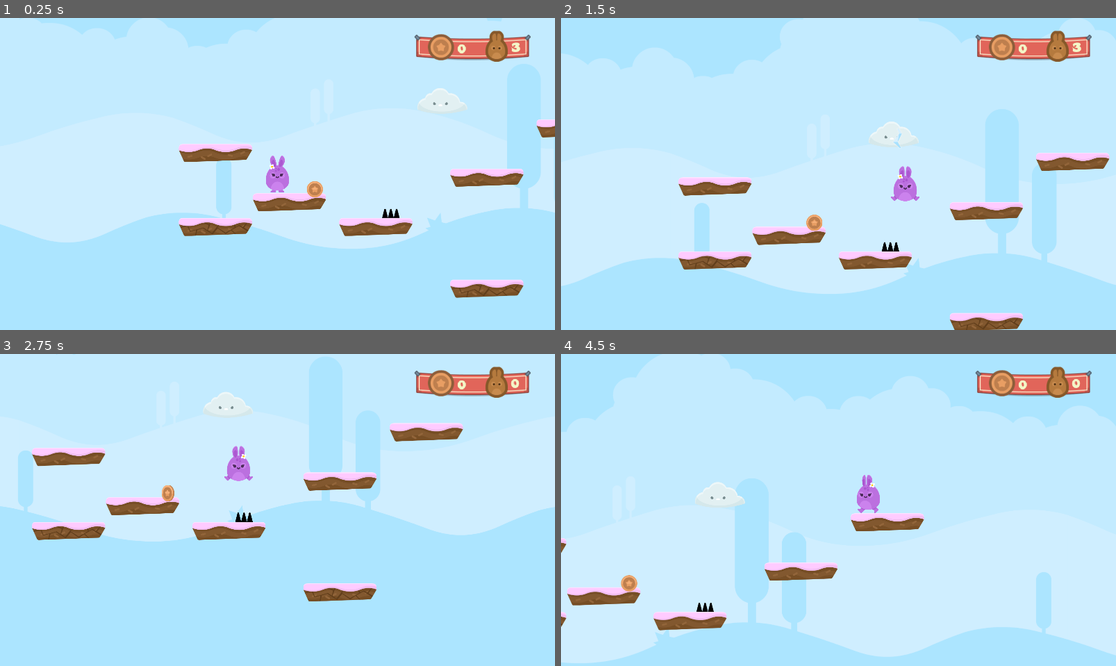
Above: before the commit, frames 1-4 (two rows, left to right).
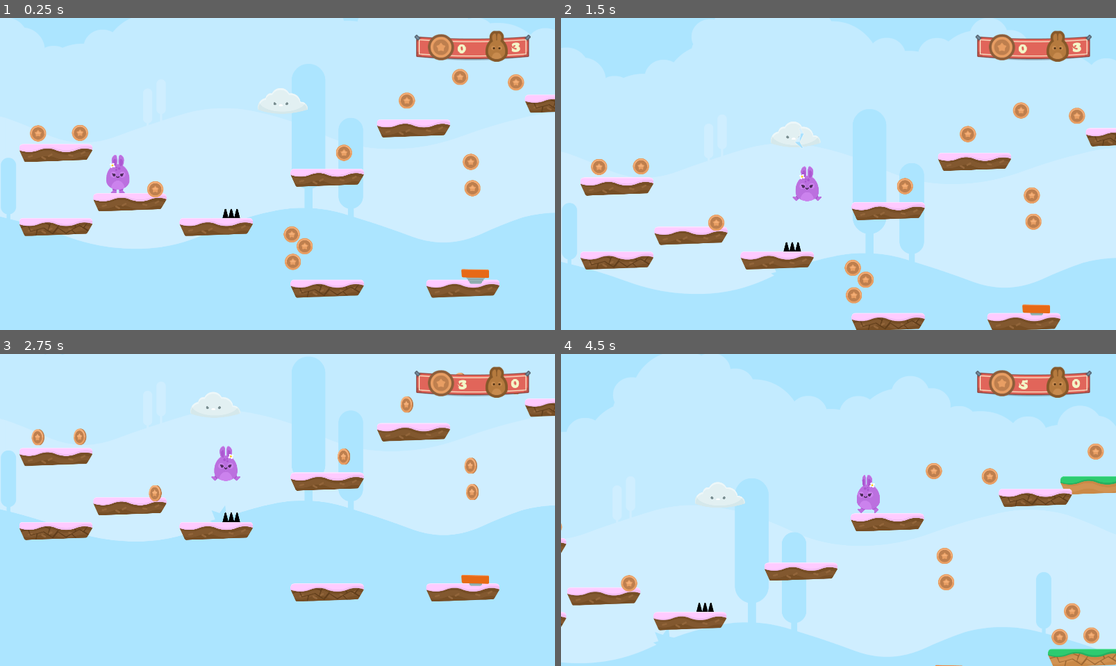
Above: after the commit, the same moments.

Repository: DiscoveringGodot/3_Hoppy_Days
Game: Godot game, scene res://Level 1.tscn
The game is run twice, just before and just after one commit, with the same random seed, the same clock (stepped at 60 frames per second) and the same inputs.
Inputs:
- Up to frame 1 (0.25 s): no input
- Up to frame 2 (1.5 s): hold Up (ui_up) 0.53-1.28 s; hold Right (ui_right) from 0.53 s (still down); tap Up (ui_up) at 1.35 s
- Up to frame 3 (2.75 s): tap Up (ui_up) at 1.52, 1.82 s; release Right (ui_right) at 2.03 s; hold Left (ui_left) from 2.03 s (still down); hold Up (ui_up) from 2.03 s (still down)
- Up to frame 4 (4.5 s): release Left (ui_left) at 2.78 s; release Up (ui_up) at 2.78 s; hold Right (ui_right) 2.78-4.28 s; tap Up (ui_up) at 2.85, 3.02, 3.32, 4.35 s; hold Up (ui_up) 3.53-4.28 s; hold Left (ui_left) from 4.28 s (still down)

The runs differ from the first frame. In frame 1, 20% of the frame differs, in the area x 0-100%, y 16-90%; in frame 2, 24%, in the area x 0-100%, y 26-100%; in frame 3, 8.9%; in frame 4, 2.9%.

Commit message:
General tidy up of code

Diff:
--- a/Camera2D.tscn
+++ b/Camera2D.tscn
@@ -1,6 +1,6 @@
-[gd_scene load_steps=11 format=2]
-
-[ext_resource path="res://GUI.gd" type="Script" id=1]
+[gd_scene load_steps=12 format=2]
+
+[ext_resource path="res://scripts/GUI.gd" type="Script" id=1]
 [ext_resource path="res://gfx/PNG/Background/bg_layer1.png" type="Texture" id=2]
 [ext_resource path="res://gfx/PNG/Background/bg_layer2.png" type="Texture" id=3]
 [ext_resource path="res://gfx/PNG/Background/bg_layer3.png" type="Texture" id=4]
@@ -9,6 +9,7 @@
 [ext_resource path="res://candles_.ttf" type="DynamicFontData" id=7]
 [ext_resource path="res://gfx/PNG/HUD/lifes.png" type="Texture" id=8]
 [ext_resource path="res://gfx/PNG/HUD/coin_bronze.png" type="Texture" id=9]
+[ext_resource path="res://sound/happy.ogg" type="AudioStream" id=10]
 
 [sub_resource type="DynamicFont" id=1]
 
@@ -24,10 +25,10 @@
 rotating = false
 current = true
 zoom = Vector2( 1.5, 1.5 )
-limit_left = -10000000
+limit_left = -100
 limit_top = -10000000
 limit_right = 10000000
-limit_bottom = 10000000
+limit_bottom = 2000
 limit_smoothed = false
 drag_margin_h_enabled = true
 drag_margin_v_enabled = true
@@ -43,7 +44,7 @@
 editor_draw_limits = false
 editor_draw_drag_margin = false
 script = ExtResource( 1 )
-_sections_unfolded = [ "Smoothing" ]
+_sections_unfolded = [ "Limit", "Smoothing" ]
 
 [node name="ParallaxBackground" type="ParallaxBackground" parent="." index="0"]
 
@@ -256,3 +257,11 @@
 size_flags_vertical = 1
 texture = ExtResource( 9 )
 stretch_mode = 0
+
+[node name="AudioStreamPlayer" type="AudioStreamPlayer" parent="GUI" index="1"]
+
+stream = ExtResource( 10 )
+volume_db = 0.0
+autoplay = true
+mix_target = 0
+bus = "Master"
--- a/EndGame.tscn
+++ b/EndGame.tscn
@@ -1,17 +1,29 @@
-[gd_scene load_steps=4 format=2]
+[gd_scene load_steps=7 format=2]
 
-[ext_resource path="res://gfx/PNG/Background/bg_layer1.png" type="Texture" id=1]
-[ext_resource path="res://candles_.ttf" type="DynamicFontData" id=2]
+[ext_resource path="res://scripts/EndGame.gd" type="Script" id=1]
+[ext_resource path="res://gfx/PNG/Background/bg_layer1.png" type="Texture" id=2]
+[ext_resource path="res://candles_.ttf" type="DynamicFontData" id=3]
+[ext_resource path="res://gfx/PNG/HUD/lifes.png" type="Texture" id=4]
 
 [sub_resource type="DynamicFont" id=1]
 
 size = 350
 use_mipmaps = false
 use_filter = true
-font_data = ExtResource( 2 )
+font_data = ExtResource( 3 )
+_sections_unfolded = [ "Font", "Settings" ]
+
+[sub_resource type="DynamicFont" id=2]
+
+size = 60
+use_mipmaps = true
+use_filter = false
+font_data = ExtResource( 3 )
 _sections_unfolded = [ "Font", "Settings" ]
 
 [node name="EndGame" type="Node2D"]
+
+script = ExtResource( 1 )
 
 [node name="TextureRect" type="TextureRect" parent="." index="0"]
 
@@ -59,4 +71,60 @@
 scroll_following = false
 selection_enabled = false
 override_selected_font_color = false
+_sections_unfolded = [ "custom_colors", "custom_fonts" ]
+
+[node name="TextureButton" type="TextureButton" parent="." index="2"]
+
+anchor_left = 0.0
+anchor_top = 0.0
+anchor_right = 0.0
+anchor_bottom = 0.0
+margin_left = 1365.0
+margin_top = 887.0
+margin_right = 1417.0
+margin_bottom = 958.0
+rect_pivot_offset = Vector2( 0, 0 )
+rect_clip_content = false
+focus_mode = 2
+mouse_filter = 0
+mouse_default_cursor_shape = 0
+size_flags_horizontal = 1
+size_flags_vertical = 1
+toggle_mode = false
+enabled_focus_mode = 2
+shortcut = null
+group = null
+texture_normal = ExtResource( 4 )
+
+[node name="RichTextLabel" type="RichTextLabel" parent="TextureButton" index="0"]
+
+anchor_left = 0.0
+anchor_top = 0.0
+anchor_right = 0.0
+anchor_bottom = 0.0
+margin_left = 60.0
+margin_top = 5.0
+margin_right = 312.0
+margin_bottom = 92.0
+rect_pivot_offset = Vector2( 0, 0 )
+rect_clip_content = true
+mouse_filter = 0
+mouse_default_cursor_shape = 0
+size_flags_horizontal = 1
+size_flags_vertical = 1
+custom_fonts/normal_font = SubResource( 2 )
+custom_colors/default_color = Color( 0, 0, 0, 1 )
+bbcode_enabled = false
+bbcode_text = ""
+visible_characters = -1
+percent_visible = 1.0
+meta_underlined = true
+tab_size = 4
+text = "Again!"
+scroll_active = true
+scroll_following = false
+selection_enabled = false
+override_selected_font_color = false
 _sections_unfolded = [ "custom_colors" ]
+
+[connection signal="pressed" from="TextureButton" to="." method="_on_TextureButton_pressed"]
--- /dev/null
+++ b/JumpPad.tscn
@@ -0,0 +1,56 @@
+[gd_scene load_steps=7 format=2]
+
+[ext_resource path="res://scripts/JumpPad.gd" type="Script" id=1]
+[ext_resource path="res://gfx/PNG/Items/spring_out.png" type="Texture" id=2]
+[ext_resource path="res://gfx/PNG/Items/spring.png" type="Texture" id=3]
+[ext_resource path="res://gfx/PNG/Items/spring_in.png" type="Texture" id=4]
+
+[sub_resource type="SpriteFrames" id=1]
+
+animations = [ {
+"frames": [ ExtResource( 2 ), ExtResource( 3 ), ExtResource( 3 ), ExtResource( 2 ), ExtResource( 3 ), ExtResource( 2 ) ],
+"loop": false,
+"name": "launch",
+"speed": 5.0
+}, {
+"frames": [ ExtResource( 3 ), ExtResource( 4 ) ],
+"loop": true,
+"name": "idle",
+"speed": 2.0
+} ]
+
+[sub_resource type="RectangleShape2D" id=2]
+
+custom_solver_bias = 0.0
+extents = Vector2( 75.7157, 39.3876 )
+
+[node name="JumpPad" type="Area2D"]
+
+input_pickable = true
+gravity_vec = Vector2( 0, 1 )
+gravity = 98.0
+linear_damp = 0.1
+angular_damp = 1.0
+audio_bus_override = false
+audio_bus_name = "Master"
+script = ExtResource( 1 )
+
+[node name="AnimatedSprite" type="AnimatedSprite" parent="." index="0"]
+
+frames = SubResource( 1 )
+animation = "idle"
+playing = true
+
+[node name="CollisionShape2D" type="CollisionShape2D" parent="." index="1"]
+
+visible = false
+shape = SubResource( 2 )
+
+[node name="Timer" type="Timer" parent="." index="2"]
+
+process_mode = 1
+wait_time = 1.0
+one_shot = false
+autostart = false
+
+[connection signal="timeout" from="Timer" to="." method="_on_Timer_timeout"]
--- a/Level 1.tscn
+++ b/Level 1.tscn
@@ -1,11 +1,12 @@
-[gd_scene load_steps=7 format=2]
+[gd_scene load_steps=8 format=2]
 
 [ext_resource path="res://platforms.tres" type="TileSet" id=1]
-[ext_resource path="res://Coin.tscn" type="PackedScene" id=2]
-[ext_resource path="res://SpikesTop.tscn" type="PackedScene" id=3]
-[ext_resource path="res://Player.tscn" type="PackedScene" id=4]
-[ext_resource path="res://Camera2D.tscn" type="PackedScene" id=5]
+[ext_resource path="res://Player.tscn" type="PackedScene" id=2]
+[ext_resource path="res://Camera2D.tscn" type="PackedScene" id=3]
+[ext_resource path="res://SpikesTop.tscn" type="PackedScene" id=4]
+[ext_resource path="res://Coin.tscn" type="PackedScene" id=5]
 [ext_resource path="res://NPCs/NPC_Cloud.tscn" type="PackedScene" id=6]
+[ext_resource path="res://JumpPad.tscn" type="PackedScene" id=7]
 
 [node name="Level 1" type="Node2D" index="0"]
 
@@ -28,13 +29,20 @@
 collision_mask = 1
 occluder_light_mask = 1
 format = 1
-tile_data = PoolIntArray( 29, 0, 0, 131072, 0, 0, 262166, 0, 0, 393222, 0, 0, 524288, 1, 0, 524301, 0, 0, 851990, 1, 0, 1376260, 0, 0 )
-
-[node name="Coin" parent="." index="1" instance=ExtResource( 2 )]
-
-position = Vector2( 705.815, 360.76 )
-
-[node name="SpikesTop" parent="." index="2" instance=ExtResource( 3 )]
+tile_data = PoolIntArray( -589739, 4, 0, -393146, 2, 0, -327582, 4, 0, -196562, 2, 0, -196526, 5, 0, -131031, 1, 0, 29, 0, 0, 110, 5, 0, 65610, 5, 0, 65626, 4, 0, 131072, 0, 0, 262166, 0, 0, 262206, 2, 0, 262222, 5, 0, 327779, 5, 0, 393222, 0, 0, 524288, 1, 0, 524301, 0, 0, 524341, 2, 0, 524375, 5, 0, 589926, 4, 0, 720941, 3, 0, 851990, 1, 0, 852001, 0, 0, 852033, 2, 0 )
+
+[node name="Player" parent="." index="1" instance=ExtResource( 2 )]
+
+position = Vector2( 511.967, 280.915 )
+collision_layer = 15
+
+[node name="Camera2D" parent="Player" index="4" instance=ExtResource( 3 )]
+
+[node name="Spikes" type="Node2D" parent="." index="2"]
+
+editor/display_folded = true
+
+[node name="SpikesTop" parent="Spikes" index="0" instance=ExtResource( 4 )]
 
 position = Vector2( 1100.24, 488.118 )
 collision_layer = 9
@@ -42,24 +50,270 @@
 script = null
 _sections_unfolded = [ "Collision", "Pickable", "Z Index" ]
 
-[node name="Player" parent="." index="3" instance=ExtResource( 4 )]
-
-position = Vector2( 511.967, 280.915 )
-collision_layer = 15
-jump_height = -1250
-
-[node name="Camera2D" parent="Player" index="5" instance=ExtResource( 5 )]
-
-[node name="NPC_Cloud" parent="." index="4" instance=ExtResource( 6 )]
+[node name="Coins" type="Node2D" parent="." index="3"]
+
+[node name="Coin" parent="Coins" index="0" instance=ExtResource( 5 )]
+
+position = Vector2( 705.815, 360.76 )
+
+[node name="Coin2" parent="Coins" index="1" instance=ExtResource( 5 )]
+
+position = Vector2( 1414.35, 595.079 )
+
+[node name="Coin3" parent="Coins" index="2" instance=ExtResource( 5 )]
+
+position = Vector2( 1481.3, 656.448 )
+
+[node name="Coin4" parent="Coins" index="3" instance=ExtResource( 5 )]
+
+position = Vector2( 1419.93, 737.344 )
+
+[node name="Coin5" parent="Coins" index="4" instance=ExtResource( 5 )]
+
+position = Vector2( 315.284, 67.8613 )
+
+[node name="Coin6" parent="Coins" index="5" instance=ExtResource( 5 )]
+
+position = Vector2( 97.7018, 70.6508 )
+
+[node name="Coin7" parent="Coins" index="6" instance=ExtResource( 5 )]
+
+position = Vector2( 1684.93, 171.073 )
+
+[node name="Coin8" parent="Coins" index="7" instance=ExtResource( 5 )]
+
+position = Vector2( 2011.31, -99.5095 )
+
+[node name="Coin9" parent="Coins" index="8" instance=ExtResource( 5 )]
+
+position = Vector2( 2287.47, -222.248 )
+
+[node name="Coin10" parent="Coins" index="9" instance=ExtResource( 5 )]
+
+position = Vector2( 2577.58, -194.353 )
+
+[node name="Coin11" parent="Coins" index="10" instance=ExtResource( 5 )]
+
+position = Vector2( 2351.63, 355.181 )
+
+[node name="Coin12" parent="Coins" index="11" instance=ExtResource( 5 )]
+
+position = Vector2( 2343.26, 218.495 )
+
+[node name="Coin13" parent="Coins" index="12" instance=ExtResource( 5 )]
+
+position = Vector2( 2940.21, 639.711 )
+
+[node name="Coin14" parent="Coins" index="13" instance=ExtResource( 5 )]
+
+position = Vector2( 3004.37, 505.815 )
+
+[node name="Coin15" parent="Coins" index="14" instance=ExtResource( 5 )]
+
+position = Vector2( 3104.8, 631.343 )
+
+[node name="Coin16" parent="Coins" index="15" instance=ExtResource( 5 )]
+
+position = Vector2( 3484.17, 441.656 )
+
+[node name="Coin17" parent="Coins" index="16" instance=ExtResource( 5 )]
+
+position = Vector2( 3584.59, 374.708 )
+
+[node name="Coin18" parent="Coins" index="17" instance=ExtResource( 5 )]
+
+position = Vector2( 3687.8, 447.235 )
+
+[node name="Coin19" parent="Coins" index="18" instance=ExtResource( 5 )]
+
+position = Vector2( 3590.17, 469.551 )
+
+[node name="Coin20" parent="Coins" index="19" instance=ExtResource( 5 )]
+
+position = Vector2( 4011.39, 177.353 )
+
+[node name="Coin21" parent="Coins" index="20" instance=ExtResource( 5 )]
+
+position = Vector2( 4430.05, 602.194 )
+
+[node name="Coin22" parent="Coins" index="21" instance=ExtResource( 5 )]
+
+position = Vector2( 3127.21, -323.558 )
+
+[node name="Coin23" parent="Coins" index="22" instance=ExtResource( 5 )]
+
+position = Vector2( 4557.84, -448.786 )
+
+[node name="Coin24" parent="Coins" index="23" instance=ExtResource( 5 )]
+
+position = Vector2( 5077.72, -1.00183 )
+
+[node name="Coin25" parent="Coins" index="24" instance=ExtResource( 5 )]
+
+position = Vector2( 5275.05, 177.353 )
+
+[node name="Coin26" parent="Coins" index="25" instance=ExtResource( 5 )]
+
+position = Vector2( 5836.68, -8.59137 )
+
+[node name="Coin27" parent="Coins" index="26" instance=ExtResource( 5 )]
+
+position = Vector2( 5882.22, 435.398 )
+
+[node name="Coin28" parent="Coins" index="27" instance=ExtResource( 5 )]
+
+position = Vector2( 6595.64, 260.838 )
+
+[node name="Coin29" parent="Coins" index="28" instance=ExtResource( 5 )]
+
+position = Vector2( 6660.15, 184.942 )
+
+[node name="Coin30" parent="Coins" index="29" instance=ExtResource( 5 )]
+
+position = Vector2( 6758.81, 93.8677 )
+
+[node name="Coin31" parent="Coins" index="30" instance=ExtResource( 5 )]
+
+position = Vector2( 7138.29, -38.9496 )
+
+[node name="Coin32" parent="Coins" index="31" instance=ExtResource( 5 )]
+
+position = Vector2( 6887.83, -16.181 )
+
+[node name="Coin33" parent="Coins" index="32" instance=ExtResource( 5 )]
+
+position = Vector2( 6204.77, -600.577 )
+
+[node name="Coin34" parent="Coins" index="33" instance=ExtResource( 5 )]
+
+position = Vector2( 6098.52, -653.704 )
+
+[node name="Coin35" parent="Coins" index="34" instance=ExtResource( 5 )]
+
+position = Vector2( 5973.29, -672.678 )
+
+[node name="Coin36" parent="Coins" index="35" instance=ExtResource( 5 )]
+
+position = Vector2( 5840.48, -668.883 )
+
+[node name="Coin37" parent="Coins" index="36" instance=ExtResource( 5 )]
+
+position = Vector2( 5768.37, -638.525 )
+
+[node name="Coin38" parent="Coins" index="37" instance=ExtResource( 5 )]
+
+position = Vector2( 5662.12, -615.756 )
+
+[node name="NPCs" type="Node2D" parent="." index="4"]
+
+editor/display_folded = true
+
+[node name="NPC_Cloud" parent="NPCs" index="0" instance=ExtResource( 6 )]
 
 position = Vector2( 1417.37, -98.184 )
 
-[connection signal="Coin_Pickup" from="Coin" to="Player" method="_on_Coin_Coin_Pickup"]
-
-[connection signal="body_shape_entered" from="SpikesTop" to="Player" method="take_damage"]
+[node name="NPC_Cloud2" parent="NPCs" index="1" instance=ExtResource( 6 )]
+
+position = Vector2( 3770.13, -587.711 )
+
+[node name="JumpPads" type="Node2D" parent="." index="5"]
+
+[node name="JumpPad" parent="JumpPads" index="0" instance=ExtResource( 7 )]
+
+position = Vector2( 2366.08, 813.406 )
+collision_layer = 2
+_sections_unfolded = [ "Collision" ]
+
+[node name="JumpPad2" parent="JumpPads" index="1" instance=ExtResource( 7 )]
+
+position = Vector2( 4423.5, 807.827 )
+collision_layer = 2
+_sections_unfolded = [ "Collision" ]
 
 [connection signal="coin_up" from="Player" to="Player/Camera2D" method="_on_Player_coin_up"]
 
 [connection signal="life_down" from="Player" to="Player/Camera2D" method="_on_Player_life_down"]
 
 [connection signal="life_up" from="Player" to="Player/Camera2D" method="_on_Player_life_up"]
+
+[connection signal="body_shape_entered" from="Spikes/SpikesTop" to="Player" method="take_damage"]
+
+[connection signal="Coin_Pickup" from="Coins/Coin" to="Player" method="_on_Coin_Coin_Pickup"]
+
+[connection signal="Coin_Pickup" from="Coins/Coin2" to="Player" method="_on_Coin_Coin_Pickup"]
+
+[connection signal="Coin_Pickup" from="Coins/Coin3" to="Player" method="_on_Coin_Coin_Pickup"]
+
+[connection signal="Coin_Pickup" from="Coins/Coin4" to="Player" method="_on_Coin_Coin_Pickup"]
+
+[connection signal="Coin_Pickup" from="Coins/Coin5" to="Player" method="_on_Coin_Coin_Pickup"]
+
+[connection signal="Coin_Pickup" from="Coins/Coin6" to="Player" method="_on_Coin_Coin_Pickup"]
+
+[connection signal="Coin_Pickup" from="Coins/Coin7" to="Player" method="_on_Coin_Coin_Pickup"]
+
+[connection signal="Coin_Pickup" from="Coins/Coin8" to="Player" method="_on_Coin_Coin_Pickup"]
+
+[connection signal="Coin_Pickup" from="Coins/Coin9" to="Player" method="_on_Coin_Coin_Pickup"]
+
+[connection signal="Coin_Pickup" from="Coins/Coin10" to="Player" method="_on_Coin_Coin_Pickup"]
+
+[connection signal="Coin_Pickup" from="Coins/Coin11" to="Player" method="_on_Coin_Coin_Pickup"]
+
+[connection signal="Coin_Pickup" from="Coins/Coin12" to="Player" method="_on_Coin_Coin_Pickup"]
+
+[connection signal="Coin_Pickup" from="Coins/Coin13" to="Player" method="_on_Coin_Coin_Pickup"]
+
+[connection signal="Coin_Pickup" from="Coins/Coin14" to="Player" method="_on_Coin_Coin_Pickup"]
+
+[connection signal="Coin_Pickup" from="Coins/Coin15" to="Player" method="_on_Coin_Coin_Pickup"]
+
+[connection signal="Coin_Pickup" from="Coins/Coin16" to="Player" method="_on_Coin_Coin_Pickup"]
+
+[connection signal="Coin_Pickup" from="Coins/Coin17" to="Player" method="_on_Coin_Coin_Pickup"]
+
+[connection signal="Coin_Pickup" from="Coins/Coin18" to="Player" method="_on_Coin_Coin_Pickup"]
+
+[connection signal="Coin_Pickup" from="Coins/Coin19" to="Player" method="_on_Coin_Coin_Pickup"]
+
+[connection signal="Coin_Pickup" from="Coins/Coin20" to="Player" method="_on_Coin_Coin_Pickup"]
+
+[connection signal="Coin_Pickup" from="Coins/Coin21" to="Player" method="_on_Coin_Coin_Pickup"]
+
+[connection signal="Coin_Pickup" from="Coins/Coin22" to="Player" method="_on_Coin_Coin_Pickup"]
+
+[connection signal="Coin_Pickup" from="Coins/Coin23" to="Player" method="_on_Coin_Coin_Pickup"]
+
+[connection signal="Coin_Pickup" from="Coins/Coin24" to="Player" method="_on_Coin_Coin_Pickup"]
+
+[connection signal="Coin_Pickup" from="Coins/Coin25" to="Player" method="_on_Coin_Coin_Pickup"]
+
+[connection signal="Coin_Pickup" from="Coins/Coin26" to="Player" method="_on_Coin_Coin_Pickup"]
+
+[connection signal="Coin_Pickup" from="Coins/Coin27" to="Player" method="_on_Coin_Coin_Pickup"]
+
+[connection signal="Coin_Pickup" from="Coins/Coin28" to="Player" method="_on_Coin_Coin_Pickup"]
+
+[connection signal="Coin_Pickup" from="Coins/Coin29" to="Player" method="_on_Coin_Coin_Pickup"]
+
+[connection signal="Coin_Pickup" from="Coins/Coin30" to="Player" method="_on_Coin_Coin_Pickup"]
+
+[connection signal="Coin_Pickup" from="Coins/Coin31" to="Player" method="_on_Coin_Coin_Pickup"]
+
+[connection signal="Coin_Pickup" from="Coins/Coin32" to="Player" method="_on_Coin_Coin_Pickup"]
+
+[connection signal="Coin_Pickup" from="Coins/Coin33" to="Player" method="_on_Coin_Coin_Pickup"]
+
+[connection signal="Coin_Pickup" from="Coins/Coin34" to="Player" method="_on_Coin_Coin_Pickup"]
+
+[connection signal="Coin_Pickup" from="Coins/Coin35" to="Player" method="_on_Coin_Coin_Pickup"]
+
+[connection signal="Coin_Pickup" from="Coins/Coin36" to="Player" method="_on_Coin_Coin_Pickup"]
+
+[connection signal="Coin_Pickup" from="Coins/Coin37" to="Player" method="_on_Coin_Coin_Pickup"]
+
+[connection signal="Coin_Pickup" from="Coins/Coin38" to="Player" method="_on_Coin_Coin_Pickup"]
+
+[connection signal="body_shape_entered" from="JumpPads/JumpPad" to="Player" method="_on_JumpPad_body_shape_entered"]
+
+[connection signal="body_shape_entered" from="JumpPads/JumpPad2" to="Player" method="_on_JumpPad_body_shape_entered"]
--- a/Player.tscn
+++ b/Player.tscn
@@ -7,8 +7,7 @@
 [ext_resource path="res://gfx/PNG/Players/bunny2_walk1.png" type="Texture" id=5]
 [ext_resource path="res://gfx/PNG/Players/bunny2_walk2.png" type="Texture" id=6]
 [ext_resource path="res://gfx/PNG/Players/bunny2_jump.png" type="Texture" id=7]
-[ext_resource path="res://sound/happy.ogg" type="AudioStream" id=8]
-[ext_resource path="res://sound/coin_SFX.wav" type="AudioStream" id=9]
+[ext_resource path="res://sound/coin_SFX.wav" type="AudioStream" id=8]
 
 [sub_resource type="SpriteFrames" id=1]
 
@@ -48,13 +47,11 @@
 collision/safe_margin = 0.001
 script = ExtResource( 1 )
 _sections_unfolded = [ "Collision", "collision" ]
-jump_height = -1200
 
 [node name="Animation" type="AnimatedSprite" parent="." index="0"]
 
 frames = SubResource( 1 )
 animation = "idle"
-frame = 1
 playing = true
 
 [node name="CollisionShape2D" type="CollisionShape2D" parent="." index="1"]
@@ -64,19 +61,9 @@
 shape = SubResource( 2 )
 _sections_unfolded = [ "Transform" ]
 
-[node name="MusicPlayer" type="AudioStreamPlayer2D" parent="." index="2"]
+[node name="Coin_sfx" type="AudioStreamPlayer2D" parent="." index="2"]
 
 stream = ExtResource( 8 )
-volume_db = 0.0
-autoplay = true
-max_distance = 2000.0
-attenuation = 1.0
-bus = "Master"
-area_mask = 1
-
-[node name="Coin_sfx" type="AudioStreamPlayer2D" parent="." index="3"]
-
-stream = ExtResource( 9 )
 volume_db = 0.0
 autoplay = false
 max_distance = 2000.0
@@ -84,7 +71,7 @@
 bus = "Master"
 area_mask = 1
 
-[node name="CollisionRay" type="RayCast2D" parent="." index="4"]
+[node name="CollisionRay" type="RayCast2D" parent="." index="3"]
 
 position = Vector2( 0, 60.5842 )
 enabled = true
--- a/Tiles.tscn
+++ b/Tiles.tscn
@@ -23,7 +23,7 @@
 [ext_resource path="res://gfx/PNG/Environment/ground_wood_small.png" type="Texture" id=21]
 [ext_resource path="res://gfx/PNG/Environment/ground_wood_small_broken.png" type="Texture" id=22]
 
-[node name="Tiles" type="Node2D" index="0"]
+[node name="Tiles" type="Node2D"]
 
 [node name="ground_cake" type="Sprite" parent="." index="0"]
 
@@ -96,7 +96,6 @@
 
 [node name="CollisionPolygon2D" type="CollisionPolygon2D" parent="ground_grass/StaticBody2d" index="0"]
 
-visible = false
 build_mode = 0
 polygon = PoolVector2Array( -174.251, -46.7038, 172.12, -46.7038, 186.71, -41.8406, 189.952, -19.1455, 158.611, 35.9713, -152.096, 47.3188, -165.065, 44.617, -189.921, -13.7419, -189.381, -36.437, -182.356, -45.0827 )
 
@@ -329,9 +328,6 @@
 
 position = Vector2( 1450, 100 )
 texture = ExtResource( 13 )
-__meta__ = {
-"_edit_group_": true
-}
 
 [node name="StaticBody2d" type="StaticBody2D" parent="ground_cake_small" index="0"]
 
@@ -346,9 +342,8 @@
 
 [node name="CollisionPolygon2D" type="CollisionPolygon2D" parent="ground_cake_small/StaticBody2d" index="0"]
 
-visible = false
-build_mode = 0
-polygon = PoolVector2Array( 98.7451, -40.9693, 86.5276, -50.7433, -86.1475, -49.9288, -98.3651, -43.4128, -99.9941, -18.9776, -77.188, 38.8522, 68.6084, 51.8843, 75.939, 46.9973, 102.003, -19.7921 )
+build_mode = 0
+polygon = PoolVector2Array( 98.7451, -40.9693, 86.5251, -50.0742, -79.313, -50.0824, -98.3651, -43.4128, -99.9941, -18.9776, -77.188, 38.8522, 68.6084, 51.8843, 75.939, 46.9973, 102.003, -19.7921 )
 
 [node name="ground_cake_broken_small" type="Sprite" parent="." index="13"]
 
--- a/platforms.tres
+++ b/platforms.tres
@@ -46,7 +46,7 @@
 [sub_resource type="ConvexPolygonShape2D" id=5]
 
 custom_solver_bias = 0.0
-points = PoolVector2Array( 102.003, -19.7921, 75.939, 46.9973, 68.6084, 51.8843, -77.188, 38.8522, -99.9941, -18.9776, -98.3651, -43.4128, -86.1475, -49.9288, 86.5276, -50.7433, 98.7451, -40.9693 )
+points = PoolVector2Array( 102.003, -19.7921, 75.939, 46.9973, 68.6084, 51.8843, -77.188, 38.8522, -99.9941, -18.9776, -98.3651, -43.4128, -79.313, -50.0824, 86.5251, -50.0742, 98.7451, -40.9693 )
 
 [sub_resource type="ConvexPolygonShape2D" id=6]
 
--- /dev/null
+++ b/scripts/EndGame.gd
@@ -0,0 +1,4 @@
+extends Node2D
+
+func _on_TextureButton_pressed():
+	get_tree().change_scene("res://Level 1.tscn")
--- /dev/null
+++ b/scripts/JumpPad.gd
@@ -0,0 +1,11 @@
+extends Area2D
+
+func _physics_process(delta):
+	var bodies = get_overlapping_bodies()
+	for body in bodies:
+		if body.name == "Player":
+			$AnimatedSprite.animation = "launch"
+			$Timer.start()
+
+func _on_Timer_timeout():
+	$AnimatedSprite.animation = "idle"
--- a/scripts/Player.gd
+++ b/scripts/Player.gd
@@ -3,7 +3,8 @@
 const SPEED = 700
 const GRAVITY = 40
 const FRICTION = 0.25
-export var jump_height = -1250
+const JUMP_HEIGHT = -1250
+const JUMP_BOOST = 2
 var motion = Vector2()
 var current_animation = "idle"
 var coin_count = 0
@@ -19,6 +20,8 @@
 	check_for_ground()
 	move_and_slide(motion,Vector2(0,-1))
 	$Animation.animation = current_animation
+	if get_position().y  > 2500:
+		_end_game()
 
 func fall():
 	if is_on_floor() == false:
@@ -42,7 +45,7 @@
 func jump():
 	if is_on_floor() == true:
 		if Input.is_action_pressed("ui_up"):
-			motion.y = jump_height
+			motion.y = JUMP_HEIGHT
 
 func check_for_ground():
 	if not $CollisionRay.is_colliding():
@@ -58,7 +61,7 @@
 
 func take_damage(body_id, body, body_shape, area_shape):
 	if body == self:
-		motion.y = jump_height
+		motion.y = JUMP_HEIGHT
 		emit_signal("life_down")
 		lives -= 1
 	if lives < 0:
@@ -66,3 +69,7 @@
 
 func _end_game():
 	get_tree().change_scene("res://EndGame.tscn")
+
+func _on_JumpPad_body_shape_entered(body_id, body, body_shape, area_shape):
+	if body == self:
+		motion.y = JUMP_HEIGHT * JUMP_BOOST
Not shown: 1 places in EndGame.tscn that only renumber resources
Not shown: 1 places in Player.tscn that only renumber resources
Renamed: GUI.gd -> scripts/GUI.gd
